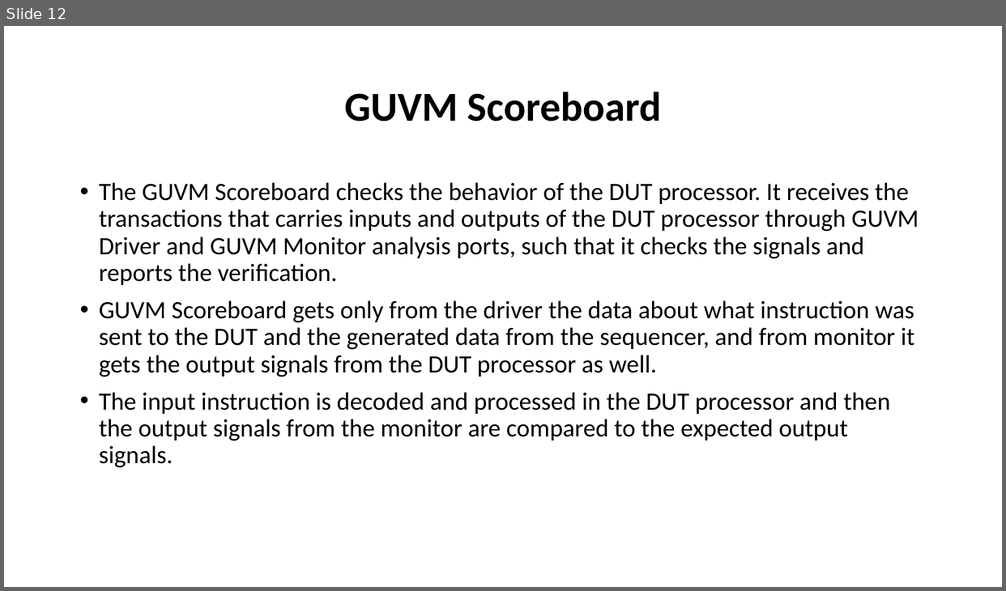
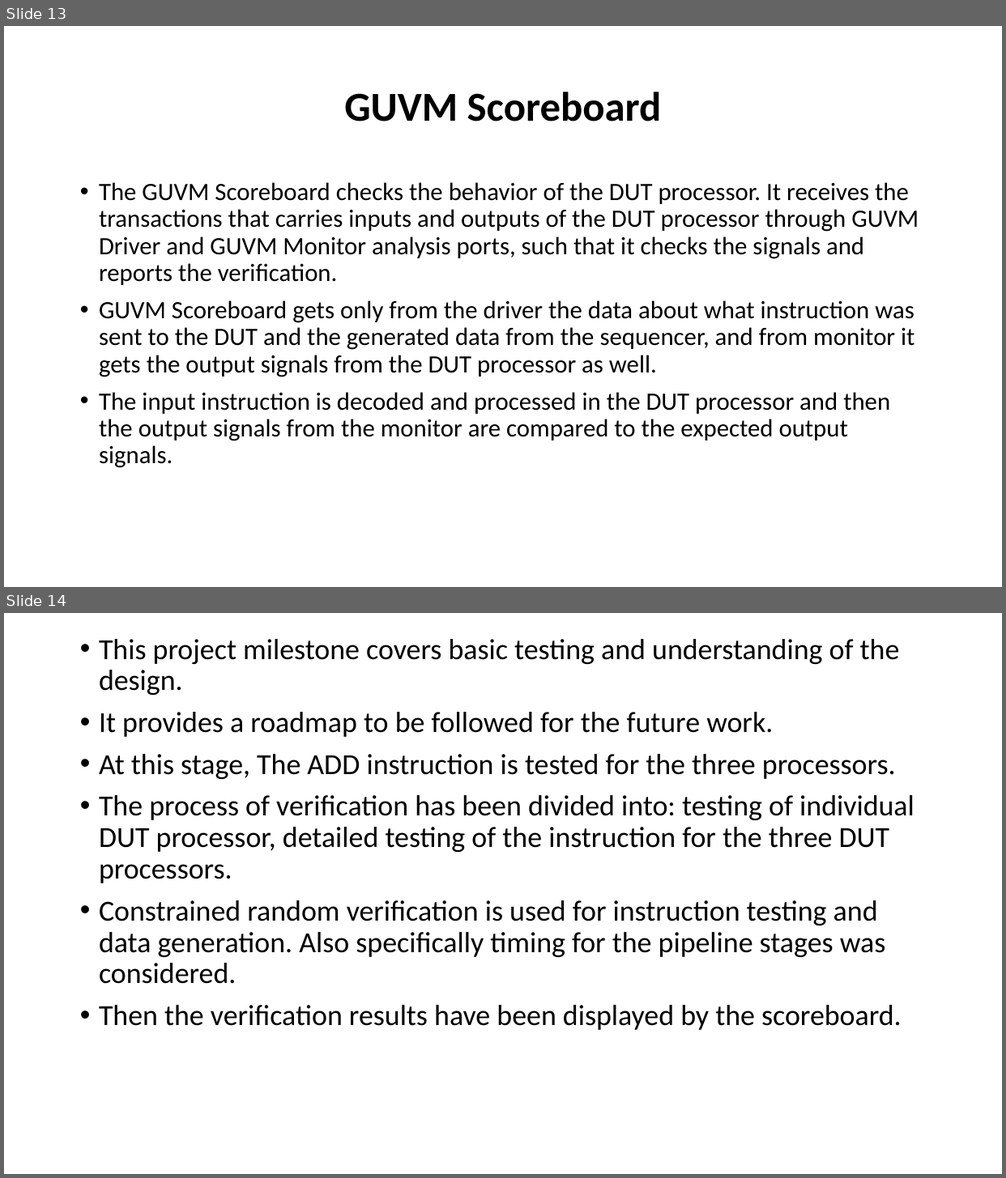
Before and after one commit to cufeolm/codeGP, a slide deck: Block Diagram_edited.pptx. Shown one above the other, each under a label of ours: slide 12 before the commit, slides 13 and 14 after it. The pictures are 1006x591 and 1006x1178 pixels, drawn with LibreOffice and Linux fonts; fonts in the diff are those of the drawing. Boxes give left, top, right and bottom in pixels: in the first picture for what was removed or moved away, otherwise in the second. Text is boxed around its words. In the diff, an @@ line names an element or a change of style, - is before the commit and + after.

```diff
--- a/Block Diagram_edited.pptx
+++ b/Block Diagram_edited.pptx
@@ slide 14 added at <box>4,613,1002,1174</box>, background #FFFFFF @@
@@ text added at <box>99,639,914,1030</box>, 28 pt, text #000000 @@
+• This project milestone covers basic testing and understanding of the design.
+• It provides a roadmap to be followed for the future work.
+• At this stage, The ADD instruction is tested for the three processors.
+• The process of verification has been divided into: testing of individual DUT processor, detailed testing of the instruction for the three DUT processors.
+• Constrained random verification is used for instruction testing and data generation. Also specifically timing for the pipeline stages was considered.
+• Then the verification results have been displayed by the scoreboard.
@@ what was slide 12 is now slide 13 @@
```
Also in this commit, not shown: 3 slides changed, 1 other slide added.
